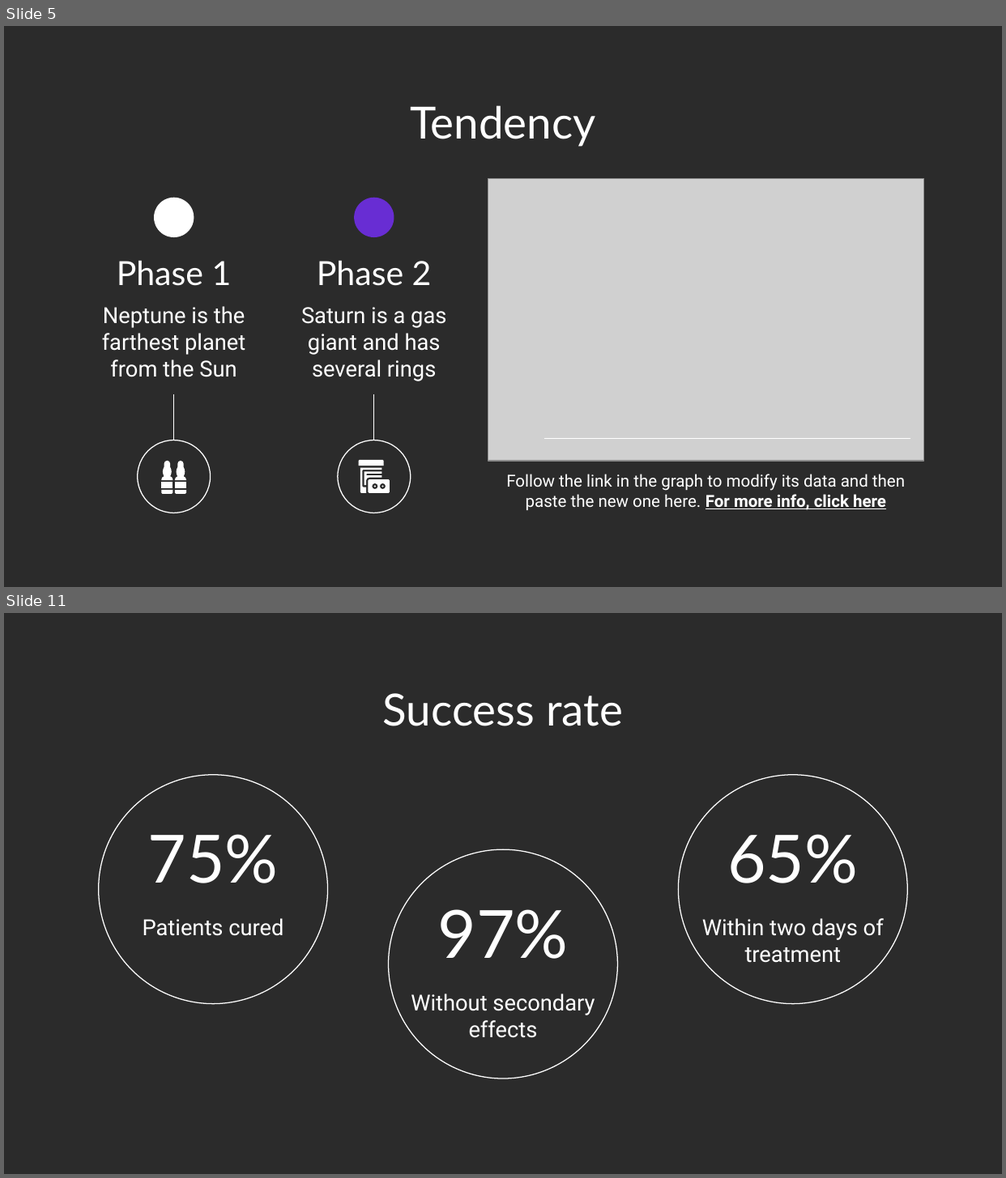
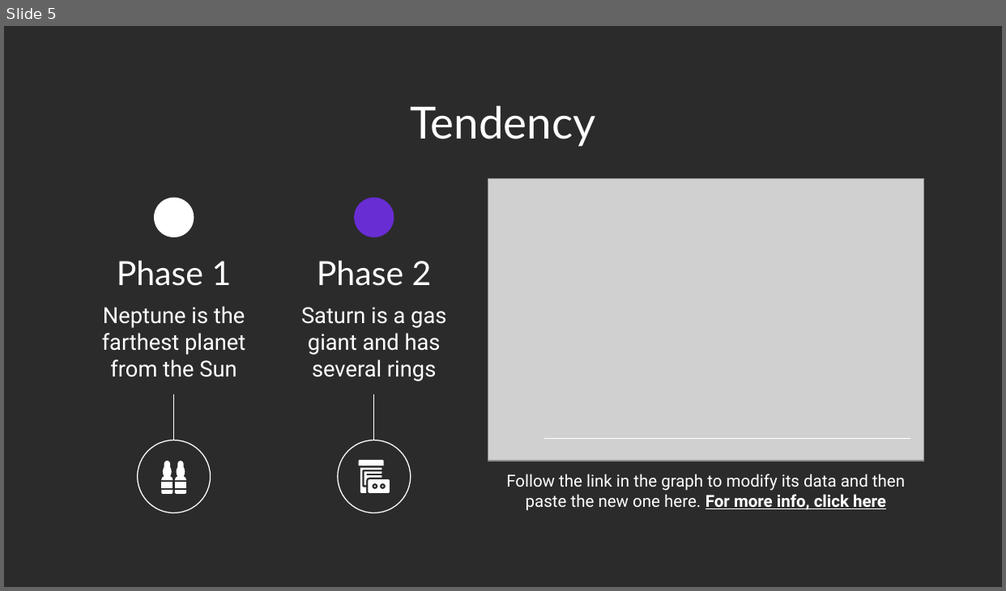
Before and after one commit to usedgenes/Rocketry-Advanced-Curriculum, a slide deck: Daily Lesson Plans/Day 7/Day 7.pptx. Shown one above the other, each under a label of ours: slides 5 and 11 before the commit, slide 5 after it; the slides between them are not shown. The pictures are 1006x1178 and 1006x591 pixels, drawn with LibreOffice and Linux fonts; fonts in the diff are those of the drawing; grey boxes stand for pictures; background and template pictures are left out; a plain dark background stands for a picture behind light text. Boxes give left, top, right and bottom in pixels: in the first picture for what was removed or moved away, otherwise in the second. Text is boxed around its words. In the diff, an @@ line names an element or a change of style, - is before the commit and + after.

```diff
--- a/Daily Lesson Plans/Day 7/Day 7.pptx
+++ b/Daily Lesson Plans/Day 7/Day 7.pptx
@@ slide 11 removed at bbox=[4, 613, 1002, 1174], background picture (left out) @@
@@ title removed at bbox=[383, 693, 623, 726] @@
-Success rate
@@ ellipse removed at bbox=[99, 775, 328, 1004] @@
@@ ellipse removed at bbox=[679, 775, 908, 1004] @@
@@ title removed at bbox=[148, 834, 279, 884] @@
-75%
@@ ellipse removed at bbox=[388, 850, 618, 1079] @@
@@ title removed at bbox=[727, 834, 858, 884] @@
-65%
@@ subtitle removed at bbox=[143, 918, 283, 936] @@
-Patients cured
@@ title removed at bbox=[437, 909, 568, 959] @@
-97%
@@ subtitle removed at bbox=[702, 918, 884, 963] @@
-Within two days of treatment
@@ subtitle removed at bbox=[411, 994, 594, 1038] @@
-Without secondary effects
```
Also in this commit, not shown: 2 slides changed, 1 slide added, 7 other slides removed, 17 other files.
